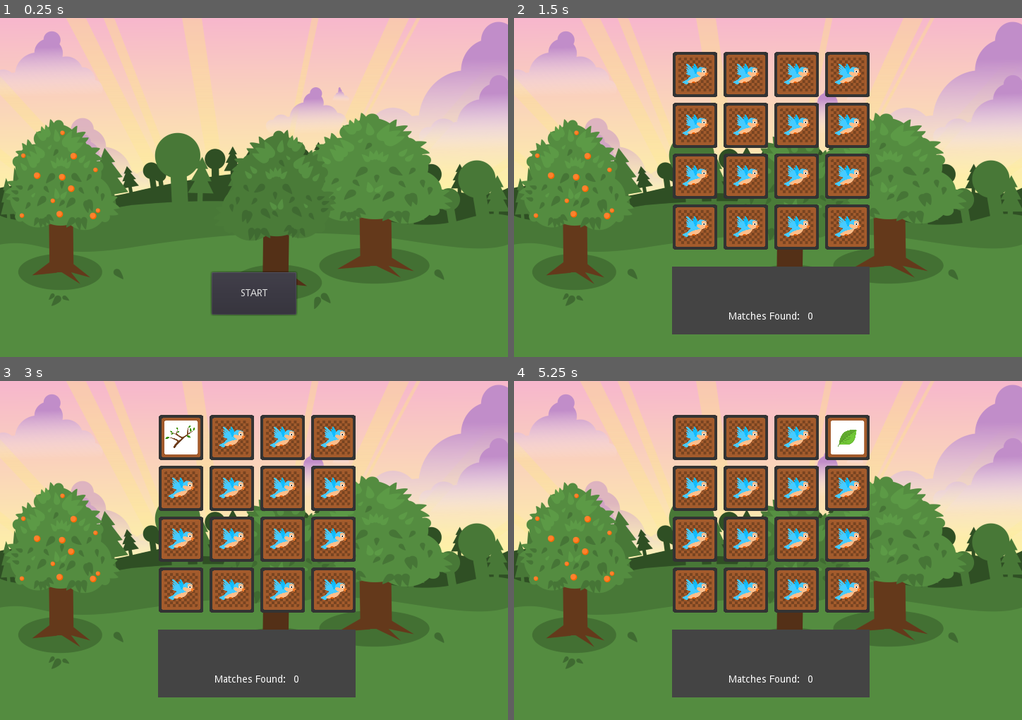
Above: before the commit, frames 1-4 (two rows, left to right).
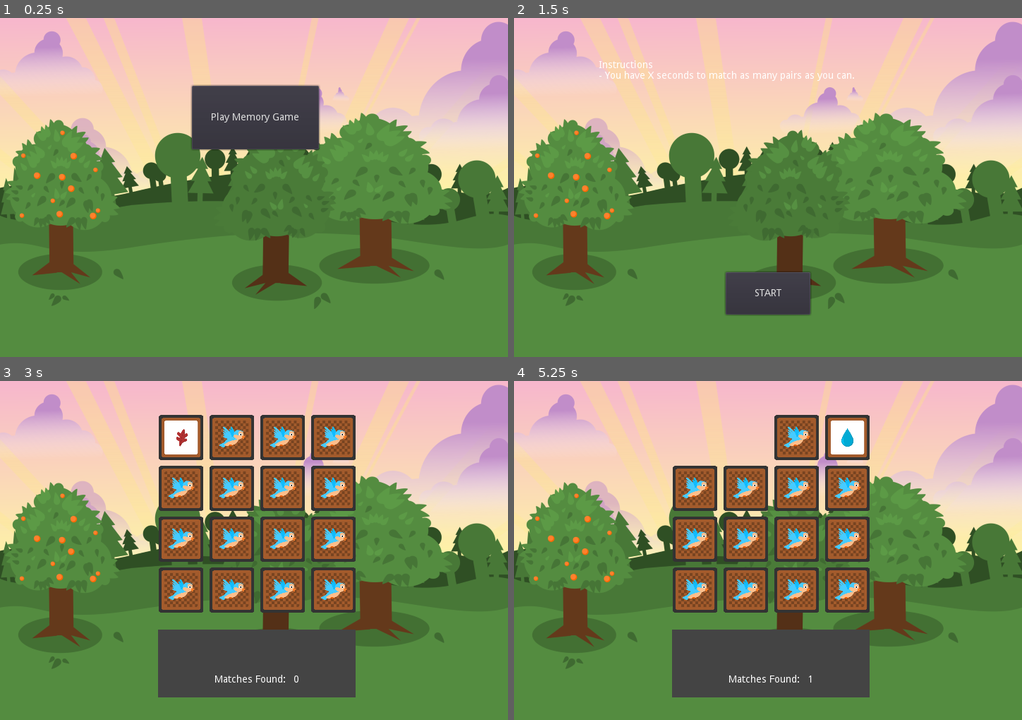
Above: after the commit, the same moments.

Repository: benfernandes/gamejam-august-2020
Game: Godot game, scene res://Main.tscn
Same seed, same stepped clock (60 frames per second), same inputs: the game is played once before the commit and once after it. Before the commit the project starts from res://memory/Main.tscn.
Inputs (mouse positions are in pixels of both pictures, inside the frame that each line leads up to):
- Up to frame 1 (0.25 s): no input
- Up to frame 2 (1.5 s): click (768, 292) at 0.5 s, where only the run before the commit has a clickable "START"; click (768, 116) at 1.25 s, where only the run after the commit has a clickable "Play Memory Game"
- Up to frame 3 (3 s): click (254, 655) at 2 s, where only the run after the commit has a clickable "START"; tap Enter at 2.75 s; move the mouse to (182, 438) at 2.77 s; click (182, 438) at 2.92 s
- Up to frame 4 (5.25 s): tap Space at 3.5, 5 s; move the mouse to (747, 438) at 3.52 s; click (747, 438) at 3.67 s; tap Enter at 4.25 s; move the mouse to (798, 438) at 4.27 s; click (798, 438) at 4.42 s; move the mouse to (849, 438) at 5.02 s; click (849, 438) at 5.17 s

The runs differ from the first frame. In frame 1, 7.1% of the frame differs, in the area x 37-64%, y 19-88%; in frame 2, 25%, in the area x 16-70%, y 10-94%; in frame 3, 0.1%; in frame 4, 2.5%.

Commit message:
Add main screen

Diff:
--- /dev/null
+++ b/Main.gd
@@ -0,0 +1,24 @@
+extends Node
+
+var memory_game
+var memory_game_instance
+
+func _ready():
+	memory_game = preload("res://memory/MemoryGameMain.tscn")
+	memory_game_instance = memory_game.instance()
+	# instantiate other minigames
+
+func _on_MemoryGameButton_pressed():
+	_hide_main_screen()
+	add_child(memory_game_instance)
+
+# add functions to play other minigames here
+
+func _hide_main_screen():
+	$MemoryGameButton.hide()
+	# add the other buttons to hide here
+
+func _show_main_screen():
+	$MemoryGameButton.show()
+	memory_game_instance = memory_game.instance()
+	# add the other buttons to show here and reinstantiate the game
--- /dev/null
+++ b/Main.tscn
@@ -0,0 +1,27 @@
+[gd_scene load_steps=3 format=2]
+
+[ext_resource path="res://Main.gd" type="Script" id=1]
+[ext_resource path="res://assets/background-v1.png" type="Texture" id=2]
+
+[node name="Node" type="Node"]
+script = ExtResource( 1 )
+
+[node name="Background" type="TextureRect" parent="."]
+margin_right = 40.0
+margin_bottom = 40.0
+mouse_filter = 2
+texture = ExtResource( 2 )
+__meta__ = {
+"_edit_use_anchors_": false
+}
+
+[node name="MemoryGameButton" type="Button" parent="."]
+margin_left = 272.0
+margin_top = 96.0
+margin_right = 452.0
+margin_bottom = 186.0
+text = "Play Memory Game"
+__meta__ = {
+"_edit_use_anchors_": false
+}
+[connection signal="pressed" from="MemoryGameButton" to="." method="_on_MemoryGameButton_pressed"]
--- a/memory/Main.tscn
+++ /dev/null
@@ -1,25 +0,0 @@
-[gd_scene load_steps=5 format=2]
-
-[ext_resource path="res://assets/background-v1.png" type="Texture" id=1]
-[ext_resource path="res://memory/MemoryGame.tscn" type="PackedScene" id=2]
-[ext_resource path="res://memory/Main.gd" type="Script" id=3]
-[ext_resource path="res://memory/StartScreen.tscn" type="PackedScene" id=4]
-
-[node name="Main" type="Node"]
-script = ExtResource( 3 )
-
-[node name="BackgroundImage" type="TextureRect" parent="."]
-margin_right = 720.0
-margin_bottom = 480.0
-mouse_filter = 2
-texture = ExtResource( 1 )
-__meta__ = {
-"_edit_use_anchors_": false
-}
-
-[node name="Board" parent="." instance=ExtResource( 2 )]
-z_index = 1
-
-[node name="StartScreen" parent="." instance=ExtResource( 4 )]
-layer = 0
-[connection signal="start_game" from="StartScreen" to="." method="new_game"]
--- a/memory/MemoryGame.gd
+++ b/memory/MemoryGame.gd
@@ -74,8 +74,8 @@
 		number_of_matches += 1
 		get_node("NumberMatchesFound").text = String(number_of_matches)
 
-#	if number_of_matches == number_of_cards / 2:
-#		get_tree().reload_current_scene()
+	if number_of_matches == number_of_cards / 2:
+		get_parent().game_over()
 	var waiting_timer = Timer.new()
 	waiting_timer.set_wait_time(1)
 	waiting_timer.set_one_shot(true)
--- a/memory/Main.gd
+++ b/memory/MemoryGameMain.gd
@@ -6,3 +6,7 @@
 func new_game():
 	$Board.show()
 	$Board.start()
+
+func game_over():
+	get_parent()._show_main_screen()
+	queue_free()
--- /dev/null
+++ b/memory/MemoryGameMain.tscn
@@ -0,0 +1,15 @@
+[gd_scene load_steps=4 format=2]
+
+[ext_resource path="res://memory/StartScreen.tscn" type="PackedScene" id=1]
+[ext_resource path="res://memory/MemoryGame.tscn" type="PackedScene" id=2]
+[ext_resource path="res://memory/MemoryGameMain.gd" type="Script" id=4]
+
+[node name="MemoryGameMain" type="Node"]
+script = ExtResource( 4 )
+
+[node name="Board" parent="." instance=ExtResource( 2 )]
+z_index = 1
+
+[node name="StartScreen" parent="." instance=ExtResource( 1 )]
+layer = 0
+[connection signal="start_game" from="StartScreen" to="." method="new_game"]
--- a/memory/StartScreen.tscn
+++ b/memory/StartScreen.tscn
@@ -20,6 +20,8 @@
 margin_top = 60.0
 margin_right = 600.0
 margin_bottom = 300.0
+text = "Instructions
+- You have X seconds to match as many pairs as you can."
 __meta__ = {
 "_edit_use_anchors_": false
 }
--- a/project.godot
+++ b/project.godot
@@ -16,7 +16,7 @@
 [application]
 
 config/name="Gamejam-August-2020"
-run/main_scene="res://memory/Main.tscn"
+run/main_scene="res://Main.tscn"
 config/icon="res://icon.png"
 
 [display]
